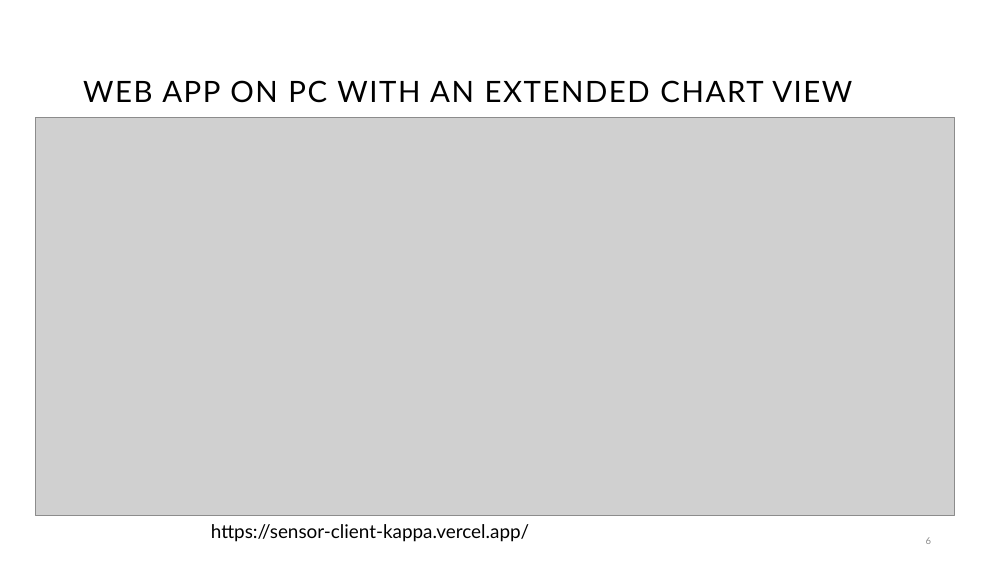
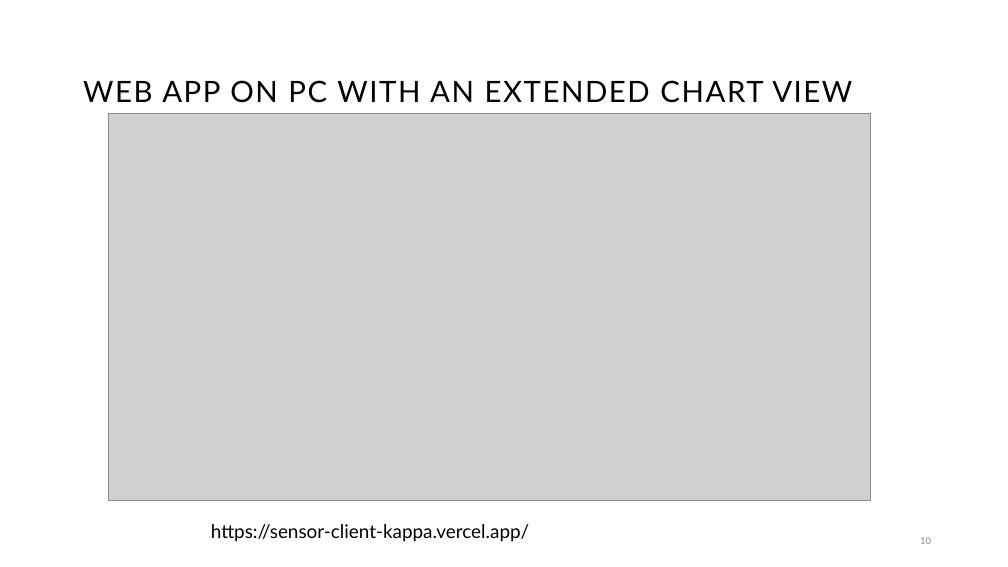
Before and after one commit to ayo-ajayi/iot-sensor, a slide deck: slide 10 of iotsensor.pptx (slide 6 before the commit). Drawn at 1008x567 pixels with LibreOffice and Linux fonts; fonts in the diff are those of the drawing; grey boxes stand for pictures. Boxes give left, top, right and bottom in pixels: in the first picture for what was removed or moved away, otherwise in the second. Text is boxed around its words. In the diff, an @@ line names an element or a change of style, - is before the commit and + after.

```diff
--- a/iotsensor.pptx
+++ b/iotsensor.pptx
@@ picture: place and size @@
-picture at bbox=[35, 117, 954, 516]
+picture at bbox=[108, 113, 870, 501]
@@ page number at bbox=[920, 537, 931, 544]: text changed @@
-6
+10
```
Also in this commit, not shown: 2 other slides changed, 5 slides added, 1 slide removed, 3 other files.
